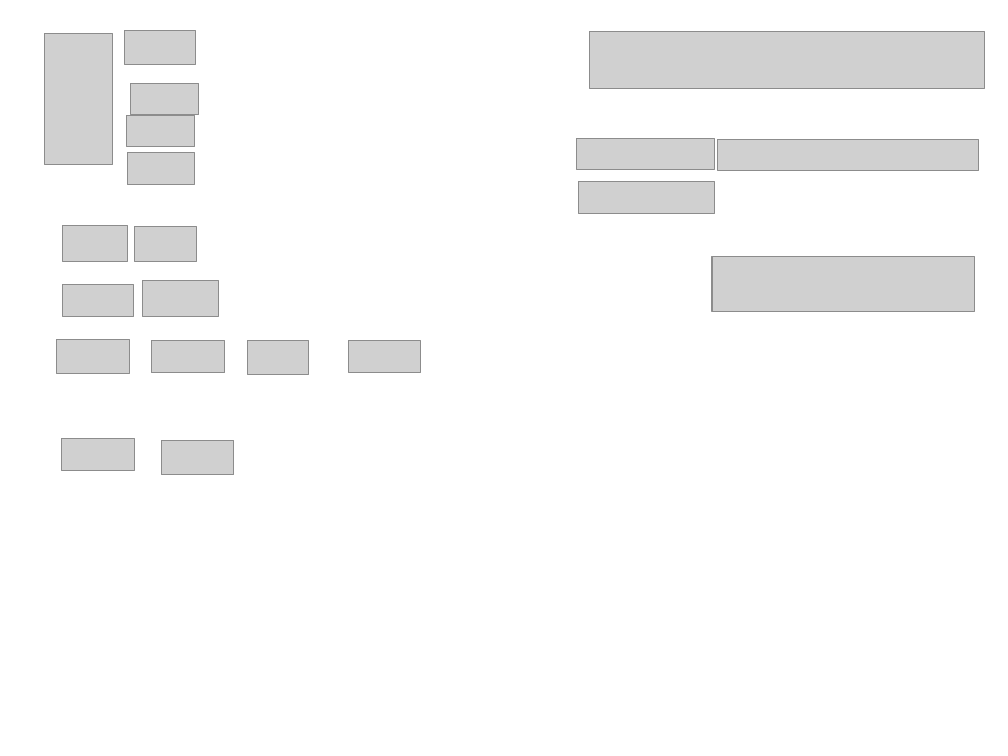
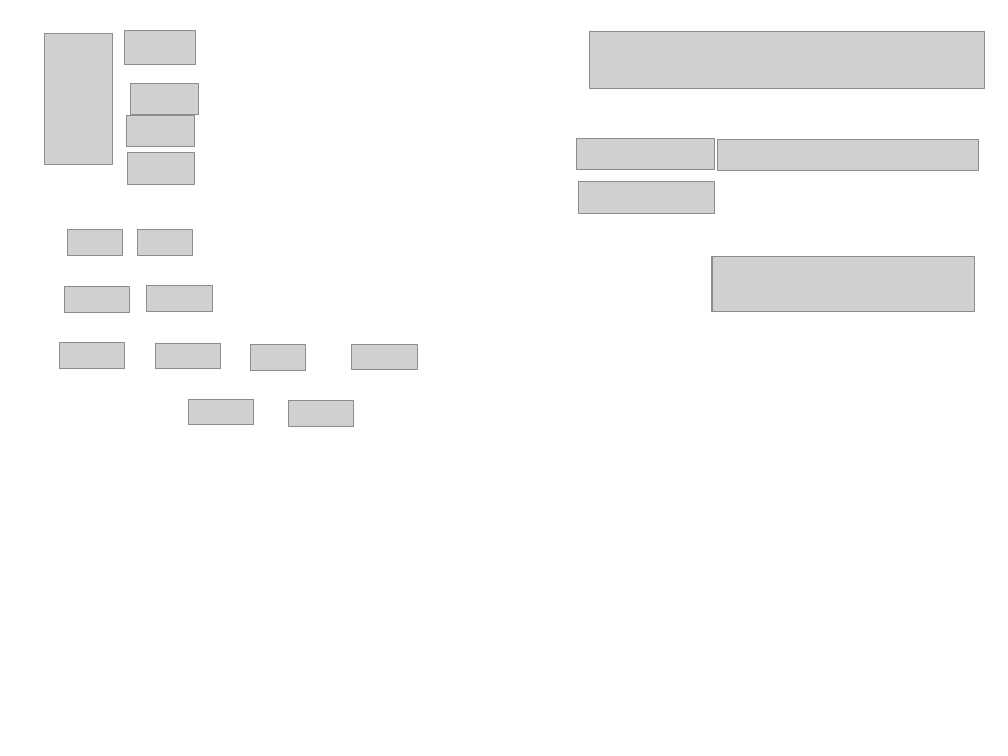
Before and after one commit to svech/Multifitting, a slide deck: slide 15 of manual/Pictures 2.0/Pictures 2.0.pptx. Drawn at 1008x756 pixels with LibreOffice and Linux fonts; fonts in the diff are those of the drawing; grey boxes stand for pictures. Boxes give left, top, right and bottom in pixels: in the first picture for what was removed or moved away, otherwise in the second. Text is boxed around its words. In the diff, an @@ line names an element or a change of style, - is before the commit and + after.

```diff
--- a/manual/Pictures 2.0/Pictures 2.0.pptx
+++ b/manual/Pictures 2.0/Pictures 2.0.pptx
@@ picture resized from (x1=62, y1=226, x2=128, y2=261) to (x1=68, y1=230, x2=123, y2=256) @@
@@ picture resized from (x1=135, y1=227, x2=197, y2=261) to (x1=137, y1=230, x2=193, y2=256) @@
@@ picture resized from (x1=62, y1=284, x2=134, y2=316) to (x1=65, y1=286, x2=130, y2=311) @@
@@ picture resized from (x1=142, y1=280, x2=218, y2=316) to (x1=146, y1=286, x2=212, y2=311) @@
@@ picture resized from (x1=56, y1=340, x2=129, y2=373) to (x1=59, y1=343, x2=124, y2=369) @@
@@ picture resized from (x1=151, y1=341, x2=225, y2=373) to (x1=155, y1=344, x2=221, y2=369) @@
@@ picture resized from (x1=248, y1=341, x2=308, y2=374) to (x1=250, y1=345, x2=304, y2=371) @@
@@ picture resized from (x1=349, y1=341, x2=421, y2=372) to (x1=352, y1=344, x2=417, y2=369) @@
@@ picture resized from (x1=61, y1=438, x2=134, y2=470) to (x1=188, y1=399, x2=254, y2=424) @@
@@ picture resized from (x1=161, y1=440, x2=234, y2=475) to (x1=288, y1=400, x2=354, y2=426) @@
```
Also in this commit, not shown: 1 other file.
